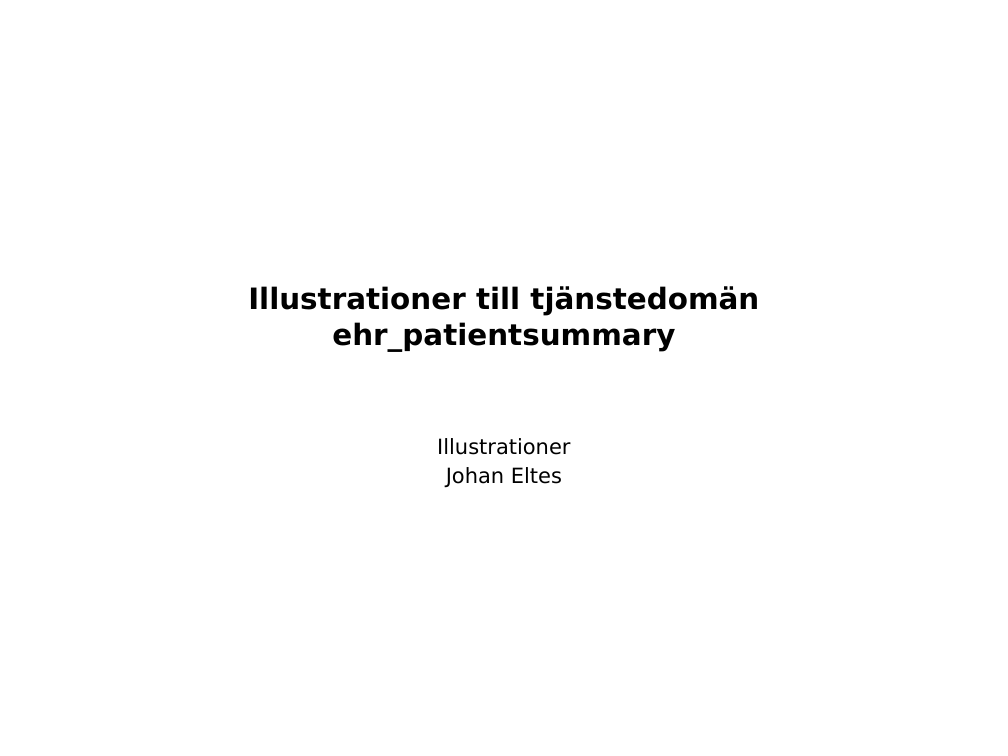
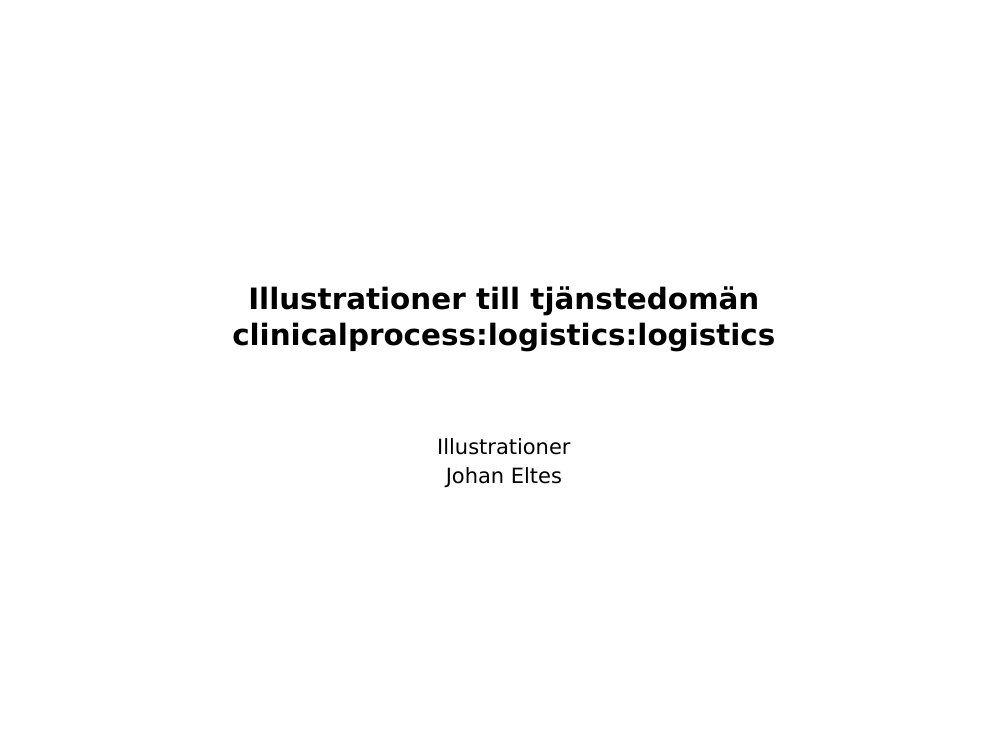
Before and after one commit to admstar/rivta, a slide deck: slide 1 of ServiceInteractions/riv/clinicalprocess/logistics/logistics/trunk/docs/TD_Logistics.pptx. Drawn at 1008x756 pixels with LibreOffice and Linux fonts; fonts in the diff are those of the drawing. Boxes give left, top, right and bottom in pixels: in the first picture for what was removed or moved away, otherwise in the second. Text is boxed around its words. In the diff, an @@ line names an element or a change of style, - is before the commit and + after.

```diff
--- a/ServiceInteractions/riv/clinicalprocess/logistics/logistics/trunk/docs/TD_Logistics.pptx
+++ b/ServiceInteractions/riv/clinicalprocess/logistics/logistics/trunk/docs/TD_Logistics.pptx
@@ title at box(232, 286, 775, 351): text changed @@
-Illustrationer till tjänstedomän
-ehr_patientsummary
+Illustrationer till tjänstedomän
+clinicalprocess:logistics:logistics
```
Also in this commit, not shown: 5 other slides changed, 1 slide added, 2 other files.
